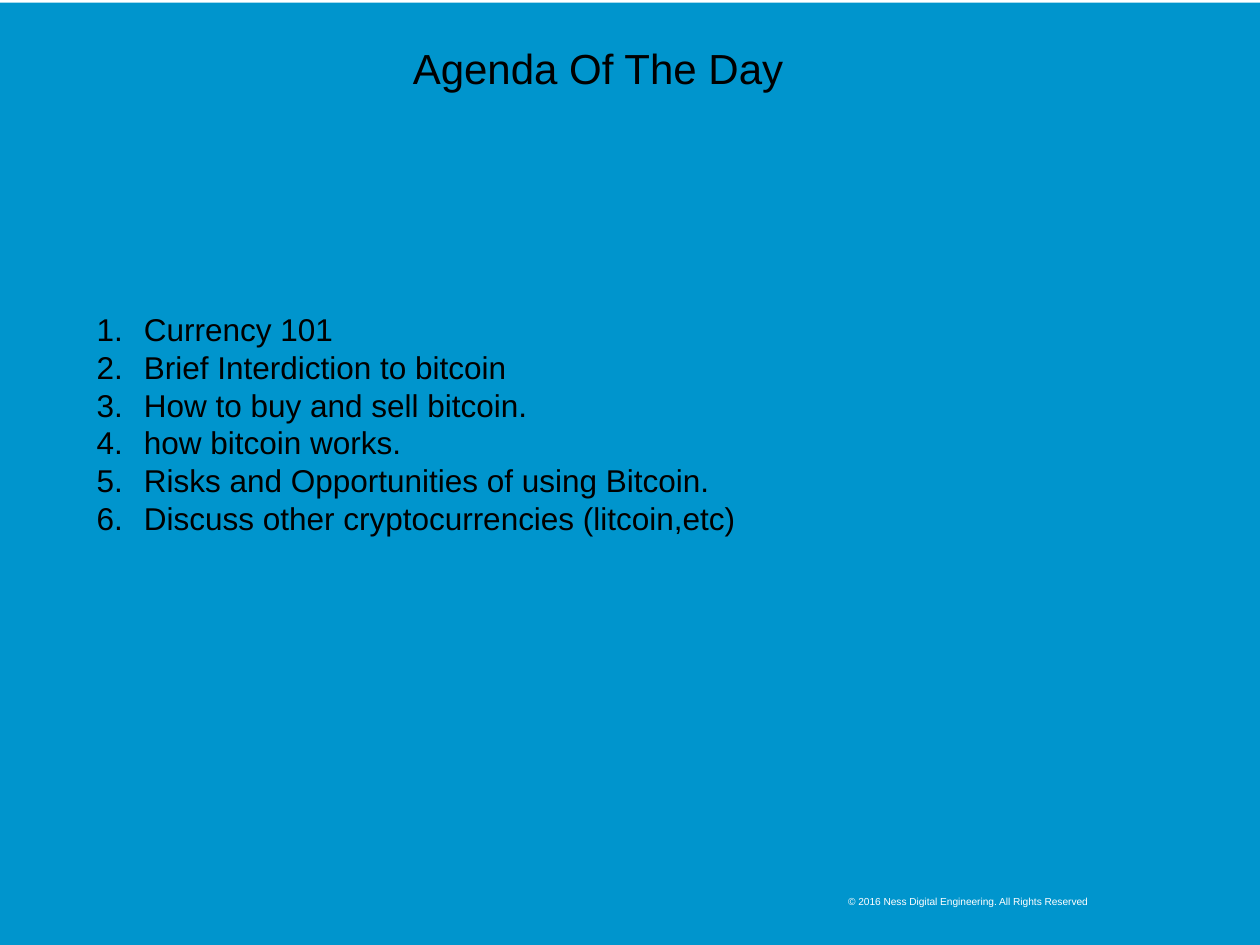
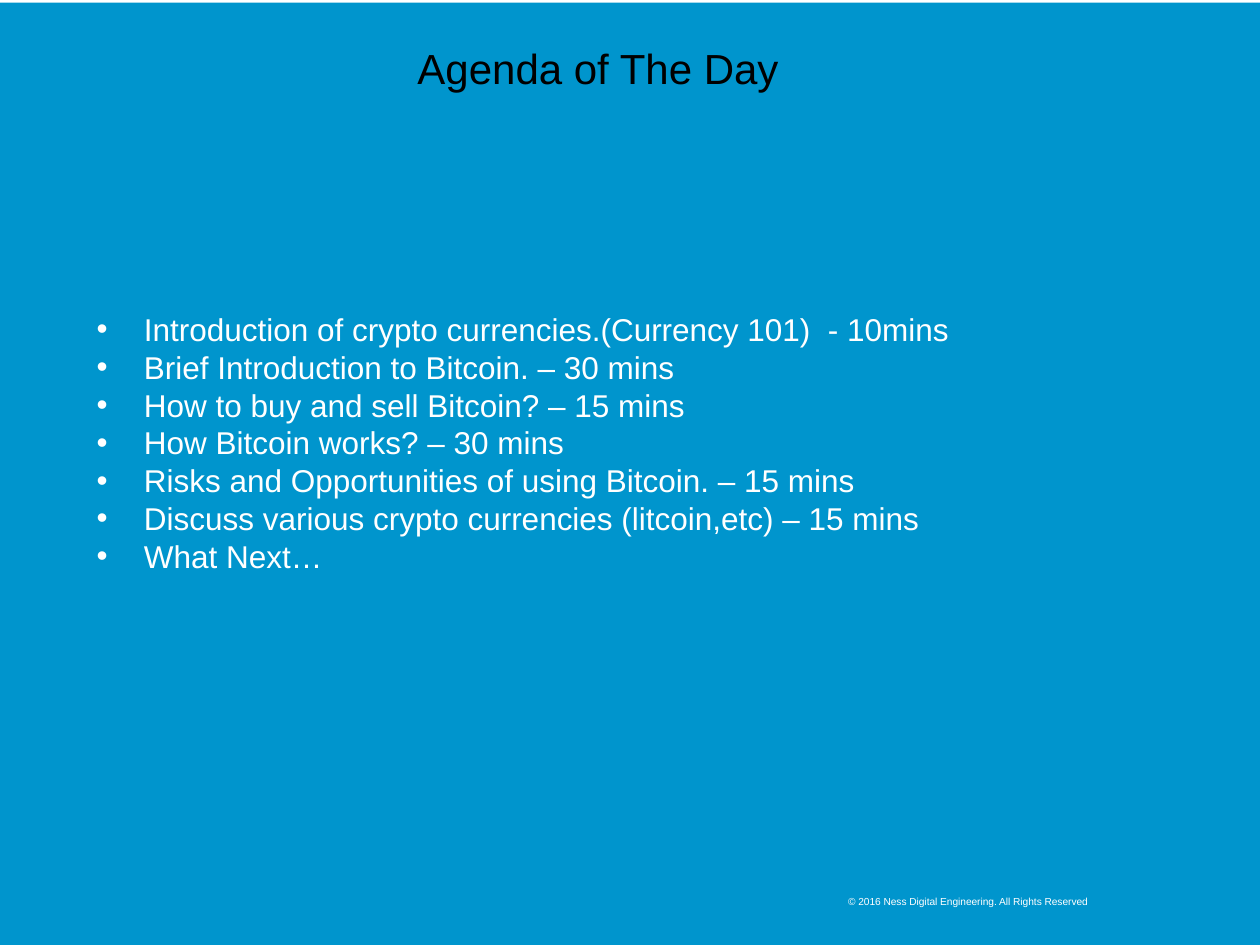
Before and after one commit to sagar-mahapatra-ness/traning, a slide deck: slide 2 of The_Raise_Of_Bitcoin_And_Other_Cryptocurrencies/Ness.pptx. Drawn at 1260x945 pixels with LibreOffice and Linux fonts; fonts in the diff are those of the drawing; background and template pictures are left out. Boxes give left, top, right and bottom in pixels: in the first picture for what was removed or moved away, otherwise in the second. Text is boxed around its words. In the diff, an @@ line names an element or a change of style, - is before the commit and + after.

Commit message:
some changes

```diff
--- a/The_Raise_Of_Bitcoin_And_Other_Cryptocurrencies/Ness.pptx
+++ b/The_Raise_Of_Bitcoin_And_Other_Cryptocurrencies/Ness.pptx
@@ title at [417,53,779,92]: text changed @@
-Agenda Of The Day
+Agenda of The Day
@@ text at [144,318,949,569]: text changed; text colour #000000 to #FFFFFF @@
-1. Currency 101
-2. Brief Interdiction to bitcoin
-3. How to buy and sell bitcoin.
-4. how bitcoin works.
-5. Risks and Opportunities of using Bitcoin.
-6. Discuss other cryptocurrencies (litcoin,etc)
+• Introduction of crypto currencies.(Currency 101) - 10mins
+• Brief Introduction to Bitcoin. – 30 mins
+• How to buy and sell Bitcoin? – 15 mins
+• How Bitcoin works? – 30 mins
+• Risks and Opportunities of using Bitcoin. – 15 mins
+• Discuss various crypto currencies (litcoin,etc) – 15 mins
+• What Next…
```
Also in this commit, not shown: 5 other slides changed, 3 slides added, 2 slides removed.
